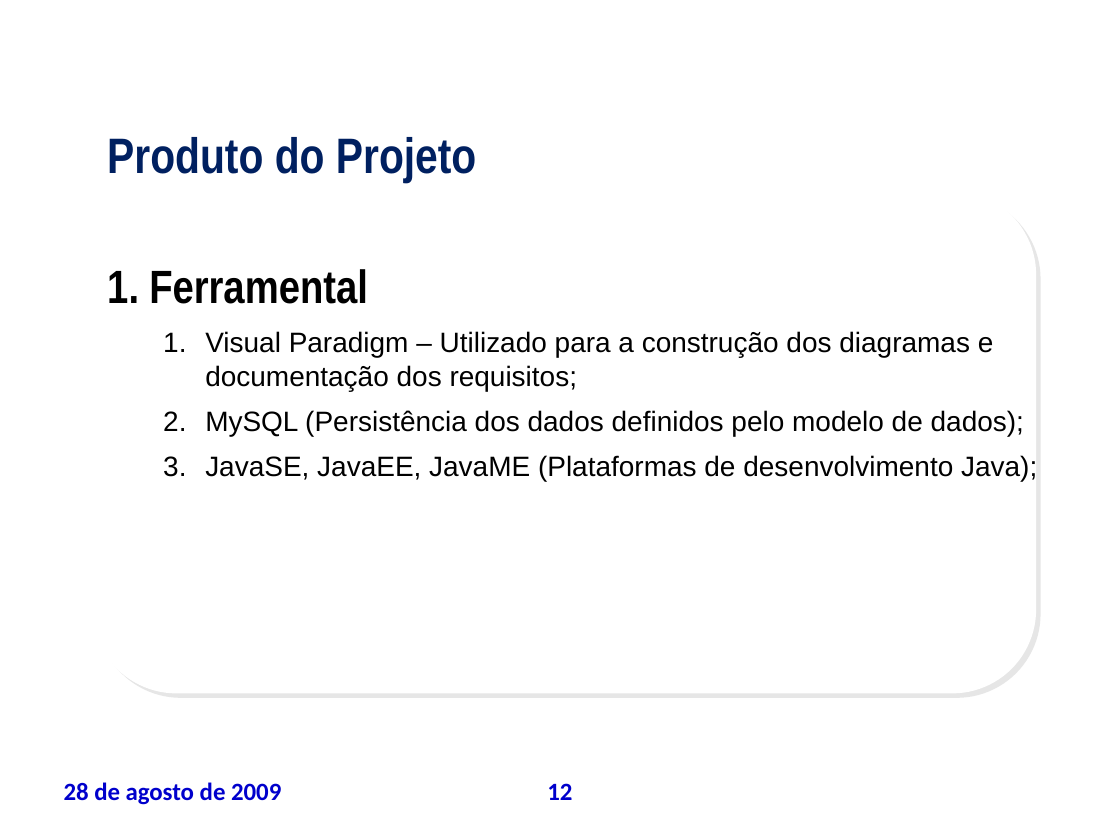
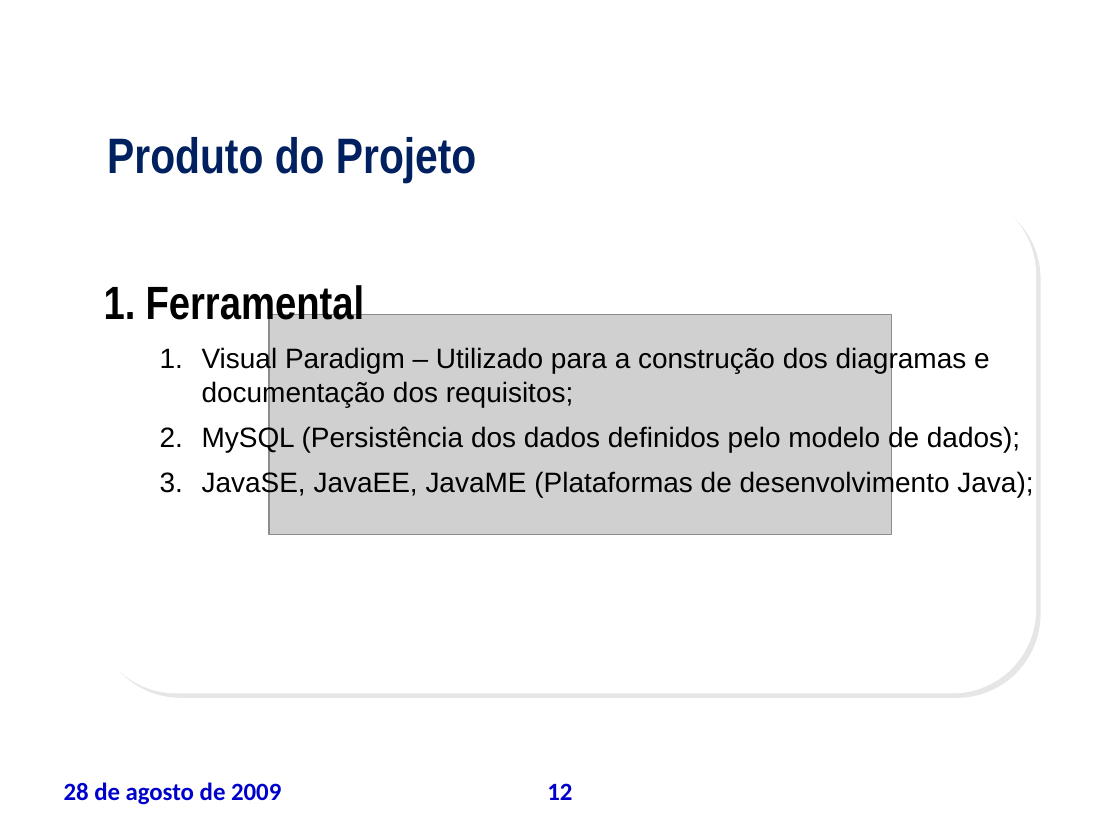
Before and after one commit to leoevaristo/psa20092, a slide deck: slide 12 of ARTEFATOS/TAP_apresentacao.ppt. Drawn at 1120x840 pixels with LibreOffice and Linux fonts; fonts in the diff are those of the drawing; grey boxes stand for pictures; background and template pictures are left out. Boxes give left, top, right and bottom in pixels: in the first picture for what was removed or moved away, otherwise in the second. Text is boxed around its words. In the diff, an @@ line names an element or a change of style, - is before the commit and + after.

```diff
--- a/ARTEFATOS/TAP_apresentacao.ppt
+++ b/ARTEFATOS/TAP_apresentacao.ppt
@@ text "Ferramental": place and size @@
-text "Ferramental" at bbox=[149, 269, 1037, 482]
+text "Ferramental" at bbox=[146, 285, 1033, 497]
@@ picture added at bbox=[269, 315, 892, 535] @@
```
Also in this commit, not shown: 18 other slides changed.
